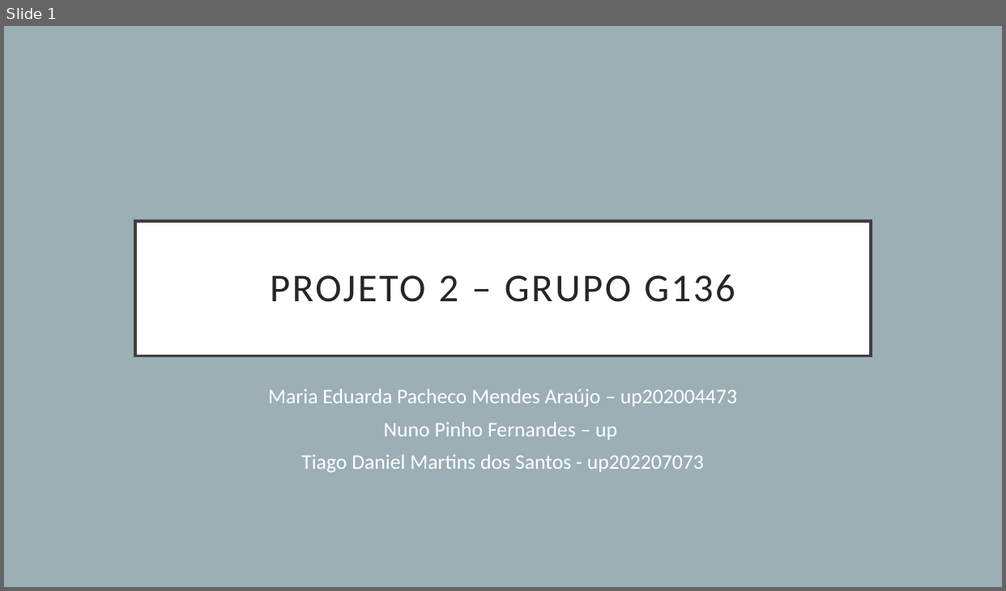
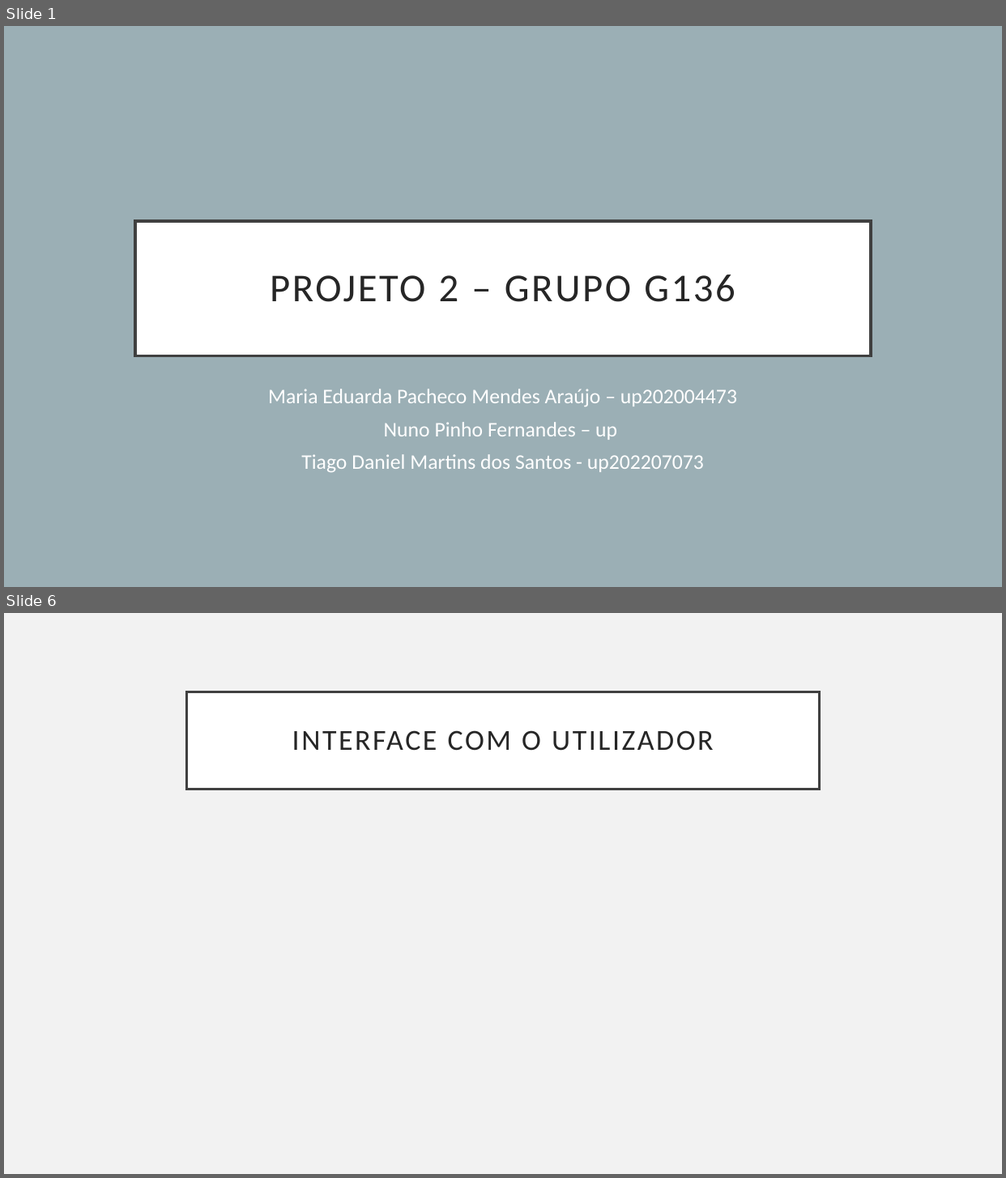
Before and after one commit to Eduarda34/FEUP-AED-23.24-Proj2, a slide deck: Apresentação.pptx. Shown one above the other, each under a label of ours: slide 1 before the commit, slides 1 and 6 after it; the slides between them are not shown. The pictures are 1006x591 and 1006x1178 pixels, drawn with LibreOffice and Linux fonts; fonts in the diff are those of the drawing. Boxes give left, top, right and bottom in pixels: in the first picture for what was removed or moved away, otherwise in the second. Text is boxed around its words. In the diff, an @@ line names an element or a change of style, - is before the commit and + after.

```diff
--- a/Apresentação.pptx
+++ b/Apresentação.pptx
@@ slide 6 added at bbox=[4, 613, 1002, 1174], background #F2F2F2 @@
@@ title added at bbox=[187, 692, 819, 789], fill #FFFFFF, outline #404040 2.5 pt, 28 pt, text #262626 @@
+INTERFACE COM O UTILIZADOR
```
Also in this commit, not shown: 6 other slides added, 1 slide removed, 2 other files.
